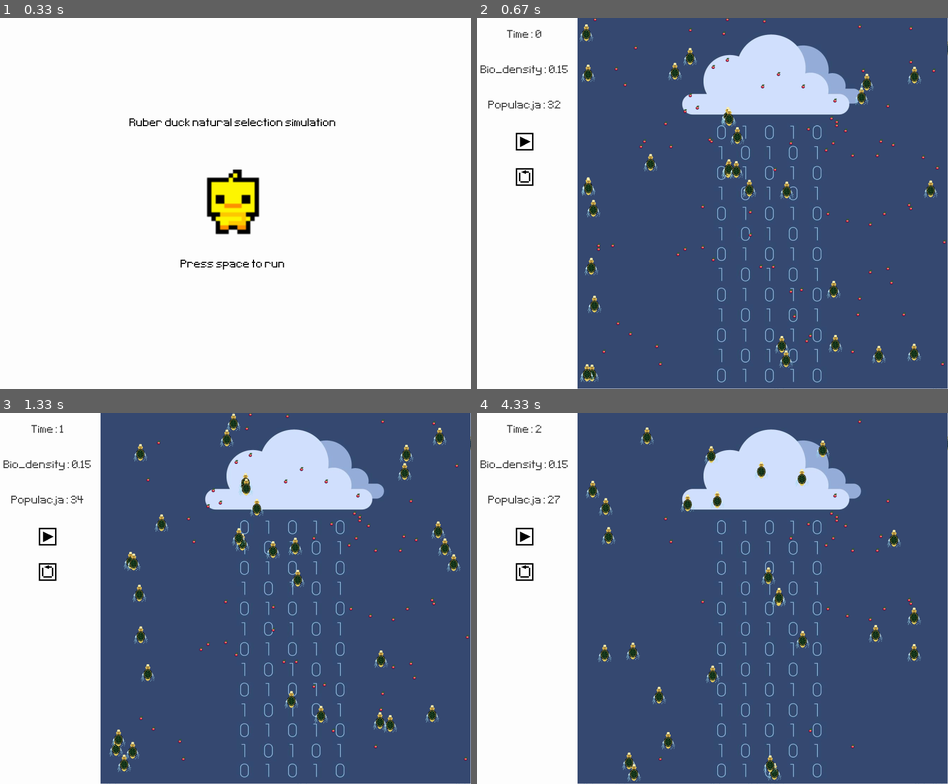
Above: before the commit, frames 1-4 (two rows, left to right).
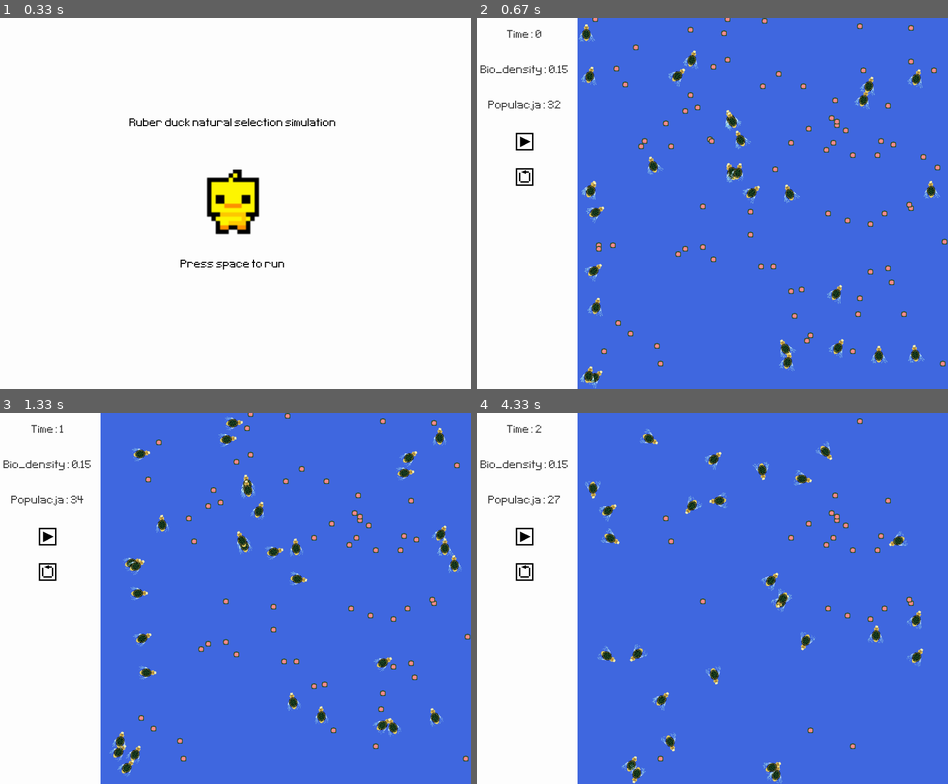
Above: after the commit, the same moments.

Repository: D4S1/Kaczucho-symulacja
Game: pygame game, started from pygame-simulation/simulation.py
Same seed, same stepped clock (60 frames per second), same inputs: the game is played once before the commit and once after it.
Inputs (mouse positions are in pixels of both pictures, inside the frame that each line leads up to):
- Up to frame 1 (0.33 s): no input
- Up to frame 2 (0.67 s): tap Space at 0.33 s
- Up to frame 3 (1.33 s): click (47, 535) at 0.73 s; tap Space at 1 s
- Up to frame 4 (4.33 s): tap Space at 1.4, 1.7, 1.9, 2.23, 2.53, 2.73, 3.03, 3.3, 3.63, 4.07 s

Frame 1 is identical in both runs. In frame 2, 78% of the frame differs, in the area x 21-100%, y 0-100%; in frame 3, 78%; in frame 4, 78%.

Commit message:
rotation

Diff:
--- a/pygame-simulation/duck.py
+++ b/pygame-simulation/duck.py
@@ -34,24 +34,34 @@
 
         # ustawienie stanu animacji
         self.dir = [0, -1]
-        # self.duck_frame_idx = 0
-
+        self.duck_frame_idx = 0
+
+        self.images = [
+            pygame.image.load('graphics/d1.png').convert_alpha(),
+            pygame.image.load('graphics/d2.png').convert_alpha(),
+            pygame.image.load('graphics/d3.png').convert_alpha()
+        ]
         # Pygame owe rzeczy
-        self.image = pygame.image.load('graphics/d1.png').convert_alpha()
+        self.image = self.images[0]
         self.rect = self.image.get_rect(midbottom=(x, y))
 
-    def animation_state(self, next_dir):
+    def animation_state(self):
         """
         funkcja ustawia, która z grafik animacji powinna zostać w danej klatce wyświetlona
         """
-        if next_dir != self.dir:
-            self.dir = next_dir
-
-        # # chcemu żeby nowa grafika się pojawiała co kilka klatek
-        # self.duck_frame_idx += 0.2
-        # if self.duck_frame_idx >= len(self.frames[self.duck_direction]): self.duck_frame_idx = 0
-
-        # self.image =
+        # chcemu żeby nowa grafika się pojawiała co kilka klatek
+        self.duck_frame_idx += 0.2
+        if self.duck_frame_idx >= len(self.images): self.duck_frame_idx = 0
+
+        self.image = self.images[int(self.duck_frame_idx)]
+
+        if self.dir[1] != 0:
+            self.image = pygame.transform.rotate(self.image, math.degrees(math.atan2(self.dir[0], self.dir[1])) + 180)
+        else:
+            if self.dir[0] >= 0:
+                self.image = pygame.transform.rotate(self.image, -90)
+            else:
+                self.image = pygame.transform.rotate(self.image, 90)
 
     def i_see(self, vector_to_point, cone_min_vec, cone_max_vec, ):
 
@@ -120,6 +130,8 @@
         if self.rect.top < 0: self.rect.bottom = screen_size[1]
         if self.rect.bottom > screen_size[1]: self.rect.top = 0
 
+        self.animation_state()
+
     def energy_lost(self):
         '''
         Koszt energii w jednej jednostce czasu, jaki ponosi
--- a/pygame-simulation/food.py
+++ b/pygame-simulation/food.py
@@ -7,5 +7,6 @@
     def __init__(self, x, y):
         super().__init__()
 
-        self.image = pygame.image.load('graphics/apple.png').convert_alpha()
+        self.image = pygame.image.load('graphics/l3.png').convert_alpha()
+        self.image = pygame.transform.rotozoom(self.image, 0, 0.65)
         self.rect = self.image.get_rect(midbottom=(x, y))
--- a/pygame-simulation/simulation.py
+++ b/pygame-simulation/simulation.py
@@ -152,7 +152,8 @@
     game_message_rect = game_message.get_rect(center=(screen_width // 2, 700))
 
     # tło do symulacji
-    background_surf = pygame.image.load('graphics/bg2.jpg').convert()
+    background_surf = pygame.Surface((screen_height, screen_height))
+    background_surf.fill((65, 105, 225))
 
     # obszar menu bocznego
     menu_surf = pygame.Surface((menu_width, screen_height))
Binary file added: pygame-simulation/graphics/d2.png
Binary file added: pygame-simulation/graphics/d3.png
Binary file added: pygame-simulation/graphics/l1.png
Binary file added: pygame-simulation/graphics/l3.png
